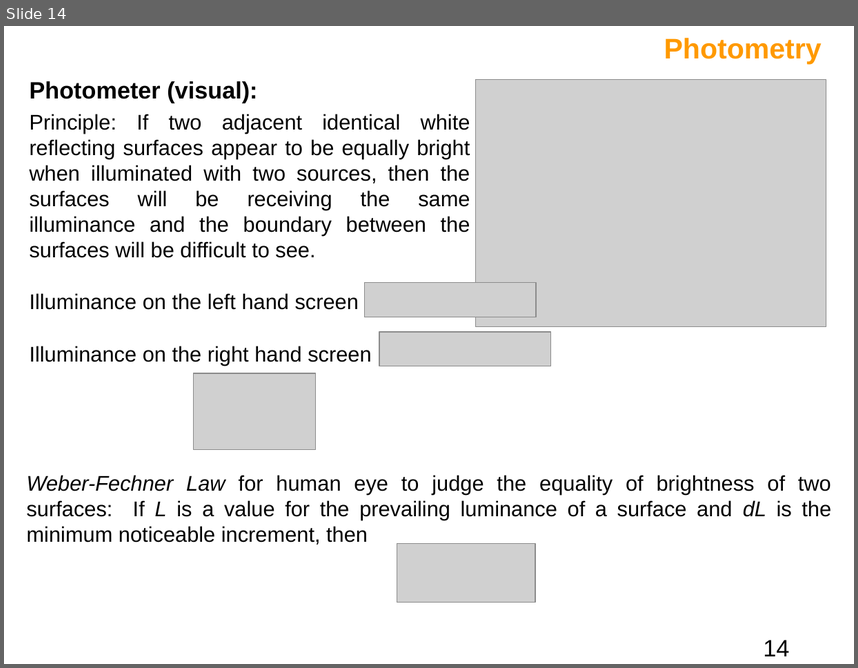
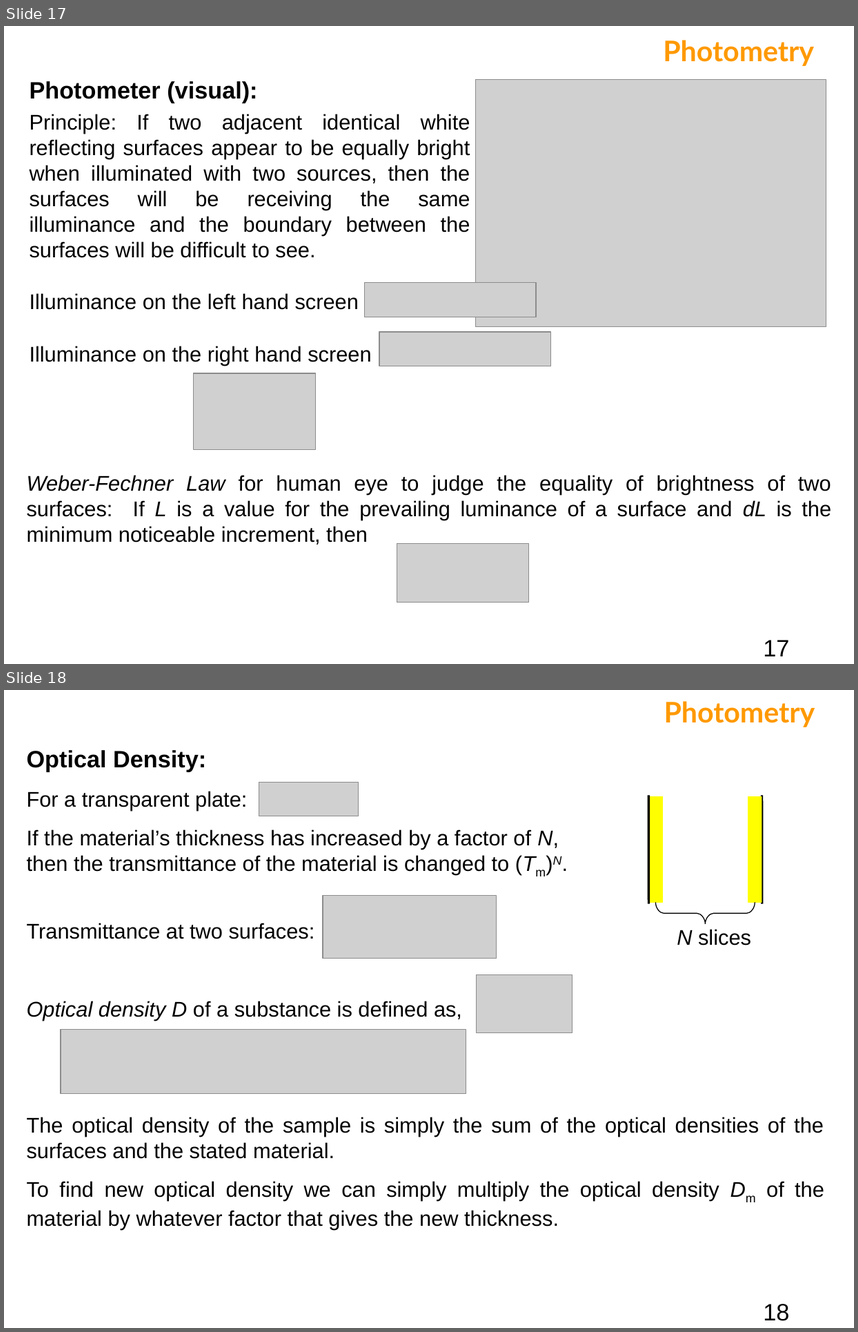
Before and after one commit to bagustris/TeknikOptik, a slide deck: slide/Fotometri.ppt. Shown one above the other, each under a label of ours: slide 14 before the commit, slides 17 and 18 after it. The pictures are 858x668 and 858x1332 pixels, drawn with LibreOffice and Linux fonts; fonts in the diff are those of the drawing; grey boxes stand for pictures. Boxes give left, top, right and bottom in pixels: in the first picture for what was removed or moved away, otherwise in the second. Text is boxed around its words. In the diff, an @@ line names an element or a change of style, - is before the commit and + after.

```diff
--- a/slide/Fotometri.ppt
+++ b/slide/Fotometri.ppt
@@ slide 18 added at (4,690,854,1328), background #FFFFFF @@
@@ text added at (664,701,815,727), 24 pt, text #FF9900, bold @@
+Photometry
@@ text added at (27,750,824,1230), 18 pt, text #000000 @@
+Optical Density:
+For a transparent plate:
+If the material’s thickness has increased by a factor of N,
+then the transmittance of the material is changed to (Tm)N.
+Transmittance at two surfaces:
+Optical density D of a substance is defined as,
+The optical density of the sample is simply the sum of the optical densities of the surfaces and the stated material.
+To find new optical density we can simply multiply the optical density Dm of the material by whatever factor that gives the new thickness.
@@ picture added at (259,782,359,816) @@
@@ rectangle added at (648,796,663,903), fill #FFFF00 @@
@@ line added from (648, 796) to (649, 903), #000000 2.01 pt @@
@@ rectangle added at (748,796,762,903), fill #FFFF00 @@
@@ line added from (762, 796) to (762, 903), #000000 2.01 pt @@
@@ picture added at (323,896,496,958) @@
@@ freeform shape added at (655,903,755,924), outline #000000 0.74 pt @@
@@ text added at (677,929,751,945), 18 pt, text #000000 @@
+N slices
@@ picture added at (477,975,573,1032) @@
@@ picture added at (61,1029,466,1093) @@
@@ page number added at (763,1303,789,1321), 20 pt, text #000000 @@
+18
@@ what was slide 14 is now slide 17 @@
@@ slide 17 changed as well @@
@@ text "Photometry" at (663,40,814,66): font Arial to Lato @@
@@ picture: place and size @@
-picture at (397,543,535,601)
+picture at (397,543,528,601)
@@ page number at (763,639,789,656): text changed @@
-14
+17
```
Also in this commit, not shown: 16 other slides changed, 6 other slides added, 3 other files.
